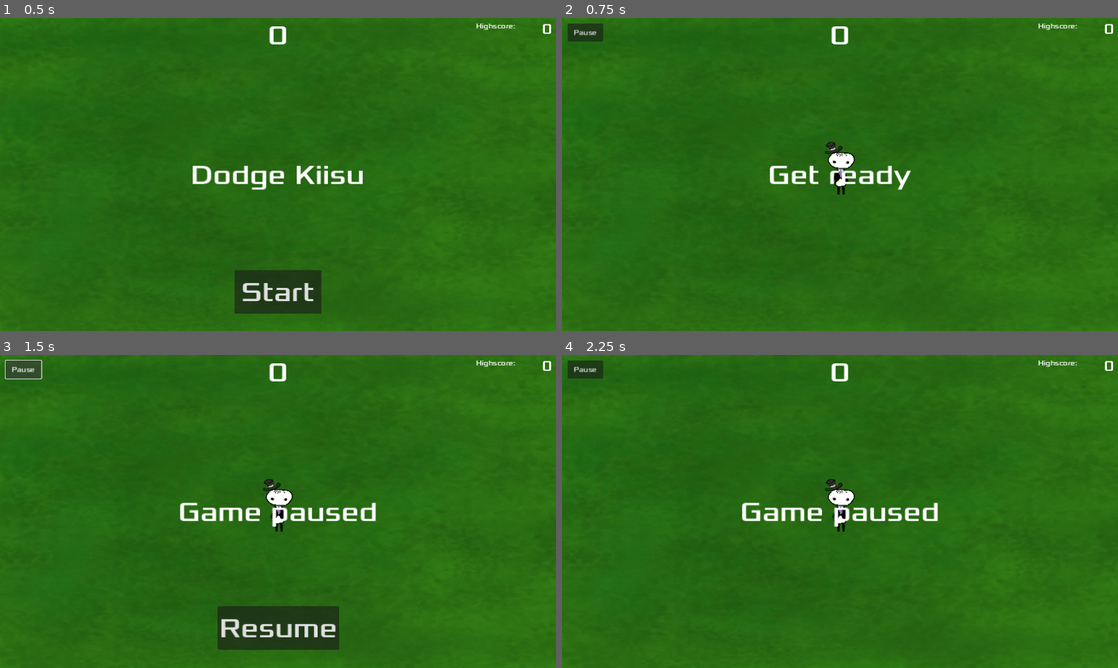
Above: before the commit, frames 1-4 (two rows, left to right).
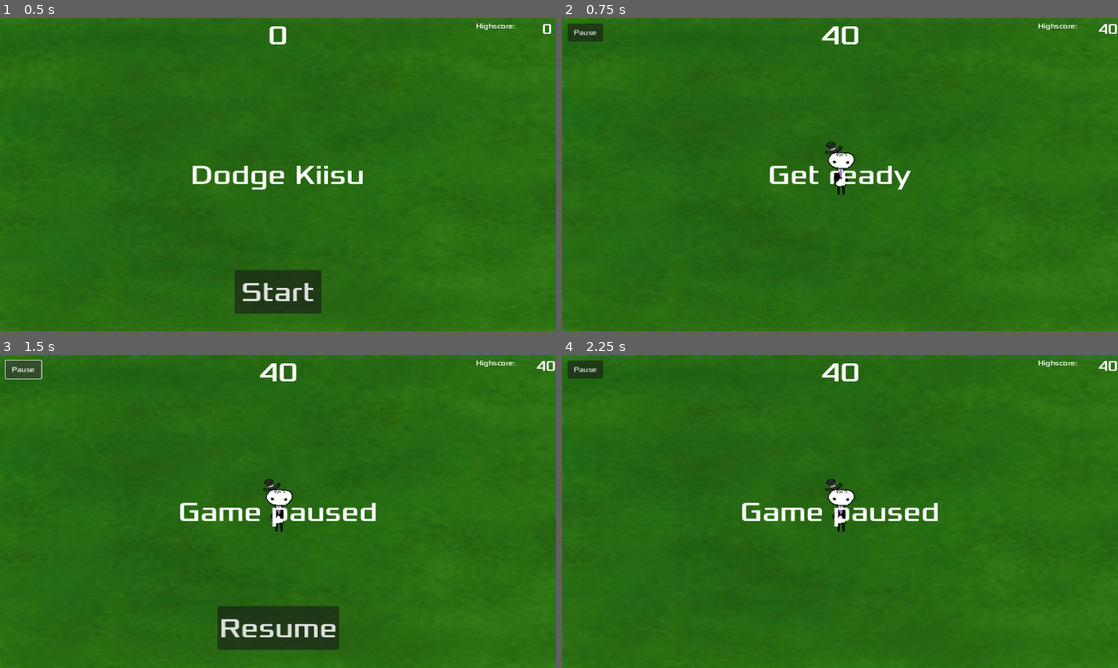
Above: after the commit, the same moments.

Repository: ebistu/dis-guys-a-cat-allergic
Game: Godot game, scene res://scenes/main.tscn
Two runs of this game, one before a commit and one after it. Both use one fixed random seed, a clock stepped at 60 frames per second and the inputs below.
Inputs:
- Up to frame 1 (0.5 s): no input
- Up to frame 2 (0.75 s): click "Start" at 0.5 s
- Up to frame 3 (1.5 s): click "Pause" at 1.25 s
- Up to frame 4 (2.25 s): click "Resume" at 2 s

Frame 1 is identical in both runs. In frame 2, 0.3% of the frame differs, in the area x 46-100%, y 1-9%; in frame 3, 0.3%; in frame 4, 0.3%.

Commit message:
added power down

Diff:
--- a/scenes/HUD.gd
+++ b/scenes/HUD.gd
@@ -10,7 +10,7 @@
 
 
 # Called every frame. 'delta' is the elapsed time since the previous frame.
-func _process(delta):
+func _process(_delta):
 	pass
 
 func show_message(text):
--- a/scenes/characters/boss_kiisu.tscn
+++ b/scenes/characters/boss_kiisu.tscn
@@ -12,6 +12,7 @@
 position = Vector2(24, 0)
 scale = Vector2(0.2, 0.2)
 texture = ExtResource("1_8rqdh")
+flip_h = true
 
 [node name="CollisionShape2D" type="CollisionShape2D" parent="."]
 rotation = 1.5708
--- a/scenes/characters/kiisu.gd
+++ b/scenes/characters/kiisu.gd
@@ -9,7 +9,7 @@
 
 
 # Called every frame. 'delta' is the elapsed time since the previous frame.
-func _process(delta):
+func _process(_delta):
 	pass
 
 
--- a/scenes/characters/player.gd
+++ b/scenes/characters/player.gd
@@ -89,5 +89,6 @@
 			"enlarge":
 				scale = Vector2(1.5,1.5)
 				$poweruplabel.text = "huge"
-		await get_tree().create_timer(10.0).timeout
+		var ran_powerup_time = randf_range(3, 15)
+		await get_tree().create_timer(ran_powerup_time).timeout
 		powerup("reset")
--- a/scenes/collectibles/powerup_shrink.gd
+++ b/scenes/collectibles/powerup_shrink.gd
@@ -2,13 +2,17 @@
 
 var type: String = "powerup"
 var poweruptype: String = ""
-var typeArr = ["shrink", "speed", "indestructible"]
+var typeArr = ["shrink", "speed", "indestructible", "enlarge"]
 #var typeArr = ["enlarge"]
 # Called when the node enters the scene tree for the first time.
 func _ready():
-	poweruptype = typeArr[randi_range(0,2)]
-
+	poweruptype = typeArr[randi_range(0,0)]
+	match poweruptype:
+		"shrink", "speed", "indestructible":
+			$AnimatedSprite2D.play("powerup")
+		"enlarge":
+			$AnimatedSprite2D.play("powerdown")
 
 # Called every frame. 'delta' is the elapsed time since tahe previous frame.
-func _process(delta):
+func _process(_delta):
 	pass
--- a/scenes/collectibles/powerup_shrink.tscn
+++ b/scenes/collectibles/powerup_shrink.tscn
@@ -1,7 +1,27 @@
-[gd_scene load_steps=4 format=3 uid="uid://dfmv06o18vc8r"]
+[gd_scene load_steps=6 format=3 uid="uid://dfmv06o18vc8r"]
 
 [ext_resource type="Script" path="res://scenes/collectibles/powerup_shrink.gd" id="1_2pfsy"]
 [ext_resource type="Texture2D" uid="uid://b2nqfqytkkvpk" path="res://textures/collectibles/shrinkpill.png" id="1_nasmd"]
+[ext_resource type="Texture2D" uid="uid://dj1832cgb3gjw" path="res://textures/collectibles/enlargepill.png" id="2_ybut0"]
+
+[sub_resource type="SpriteFrames" id="SpriteFrames_y1s7f"]
+animations = [{
+"frames": [{
+"duration": 1.0,
+"texture": ExtResource("2_ybut0")
+}],
+"loop": true,
+"name": &"powerdown",
+"speed": 5.0
+}, {
+"frames": [{
+"duration": 1.0,
+"texture": ExtResource("1_nasmd")
+}],
+"loop": true,
+"name": &"powerup",
+"speed": 5.0
+}]
 
 [sub_resource type="CapsuleShape2D" id="CapsuleShape2D_des24"]
 radius = 4.31084
@@ -12,9 +32,9 @@
 gravity_scale = 0.0
 script = ExtResource("1_2pfsy")
 
-[node name="Sprite2D" type="Sprite2D" parent="."]
-scale = Vector2(0.5, 0.5)
-texture = ExtResource("1_nasmd")
+[node name="AnimatedSprite2D" type="AnimatedSprite2D" parent="."]
+sprite_frames = SubResource("SpriteFrames_y1s7f")
+animation = &"powerup"
 
 [node name="CollisionShape2D" type="CollisionShape2D" parent="."]
 rotation = 0.706858
--- a/scenes/main.gd
+++ b/scenes/main.gd
@@ -3,54 +3,40 @@
 @export var mob_scene: PackedScene
 @export var powerup_scene: PackedScene
 var score
-var powerup_shrink = preload("res://scenes/collectibles/powerup_shrink.gd")
 var powerupIndex = 0
-var powerup_has_dropped_arr: Array[bool] = [false, false, false, false, false]
-var powerup_drop_round_arr: Array[int] = [0, 0, 0, 0, 0]
-var powerup_drop1: bool = false
-var powerup_drop1_round: int = 0
+var powerup_has_dropped_arr: Array[bool] = [false, false, false, false, false, false, false, false, false, false]
+var powerup_drop_round_arr: Array[int] = [0, 0, 0, 0, 0, 0, 0, 0, 0, 0]
+var boss_kiisu_done = false
+
 # Called when the node enters the scene tree for the first time.
 func _ready():
 	pass
 
-
 # Called every frame. 'delta' is the elapsed time since the previous frame.
-func _process(delta):
-	if score == powerup_drop_round_arr[powerupIndex] and powerup_has_dropped_arr[powerupIndex] == false:
-		var powerup_shrink = powerup_scene.instantiate()
-		powerup_shrink.position = Vector2(randf_range(100, 1180), randf_range(50,670))
-		add_child(powerup_shrink)
-		powerup_has_dropped_arr[powerupIndex] = true
-		if powerupIndex < 4:
-			powerupIndex += 1
-	#if score == powerup_drop1_round and powerup_drop1 == false:
-		#var powerup_shrink = powerup_scene.instantiate()
-		#powerup_shrink.position = Vector2(randf_range(100, 1180), randf_range(50,670))
-		#print(powerup_shrink.position)
-		#add_child(powerup_shrink)
-		#powerup_drop1 = true
+func _process(_delta):
+	powerup_drop()
 
 func game_over():
 	$ScoreTimer.stop()
 	$MobTimer.stop()
+	$BossTimer.stop()
 	$HUD.show_game_over()
 	powerup_drop_round_arr = [1, 2, 3, 4, 5, 6, 7, 8, 9, 10]
 	powerup_has_dropped_arr = [false, false, false, false, false, false, false, false, false, false]
 	powerupIndex = 0
-	#powerup_drop1 = false
-	#powerup_drop1_round = 0
 
 func new_game():
-	score = 0
+	score = 40
 	$Player.start($StartPosition.position)
 	$StartTimer.start()
 	$HUD.update_score(score)
 	$HUD.show_message("Get ready")
 	get_tree().call_group("mobs", "queue_free")
 	get_tree().call_group("powerups", "queue_free")
-	powerup_drop_round_arr = [randi_range(45,55), randi_range(70,80), randi_range(95,105), randi_range(120,130), randi_range(145,155), \
-	randi_range(170,180), randi_range(195,205), randi_range(215,220), randi_range(230,235), randi_range(240,245)]
+	powerup_drop_round_arr = [randi_range(40,60), randi_range(65,85), randi_range(90,110), randi_range(115,135), randi_range(140,160), \
+	randi_range(165,185), randi_range(190,210), randi_range(220,230), randi_range(230,235), randi_range(240,245)]
 	print(powerup_drop_round_arr)
+	print(powerup_has_dropped_arr)
 	$MobTimer.wait_time = 0.5
 
 func _on_score_timer_timeout():
@@ -81,7 +67,6 @@
 	kiisu.linear_velocity = velocity.rotated(direction)
 	add_child(kiisu)
 
-
 func _on_boss_timer_timeout():
 	pass
 
@@ -93,3 +78,12 @@
 
 func play_powerup_sound():
 	$powerup_sound.play()
+
+func powerup_drop():
+	if score == powerup_drop_round_arr[powerupIndex] and powerup_has_dropped_arr[powerupIndex] == false:
+		var powerup_shrink = powerup_scene.instantiate()
+		powerup_shrink.position = Vector2(randf_range(100, 1180), randf_range(50,670))
+		add_child(powerup_shrink)
+		powerup_has_dropped_arr[powerupIndex] = true
+		if powerupIndex < 4:
+			powerupIndex += 1
--- a/scenes/main.tscn
+++ b/scenes/main.tscn
@@ -38,7 +38,7 @@
 one_shot = true
 
 [node name="BossTimer" type="Timer" parent="."]
-wait_time = 100.0
+wait_time = 2.0
 one_shot = true
 
 [node name="StartPosition" type="Marker2D" parent="."]
Binary file added: textures/collectibles/enlargepill.png
Not shown, added: textures/collectibles/enlargepill.png.import
